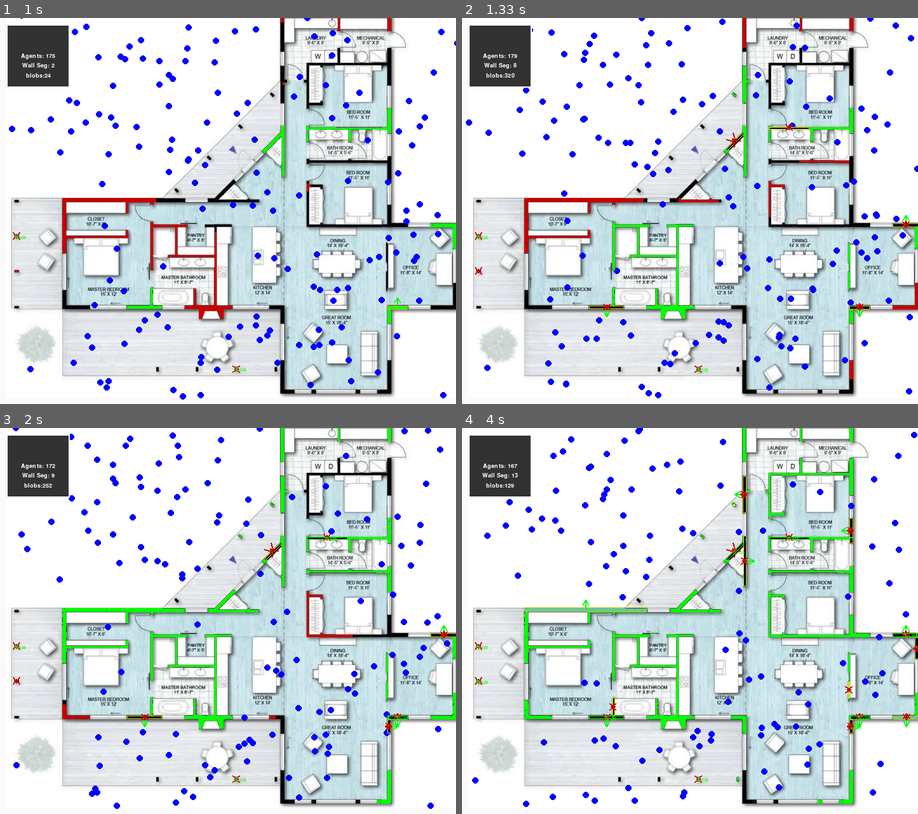
Above: before the commit, frames 1-4 (two rows, left to right).
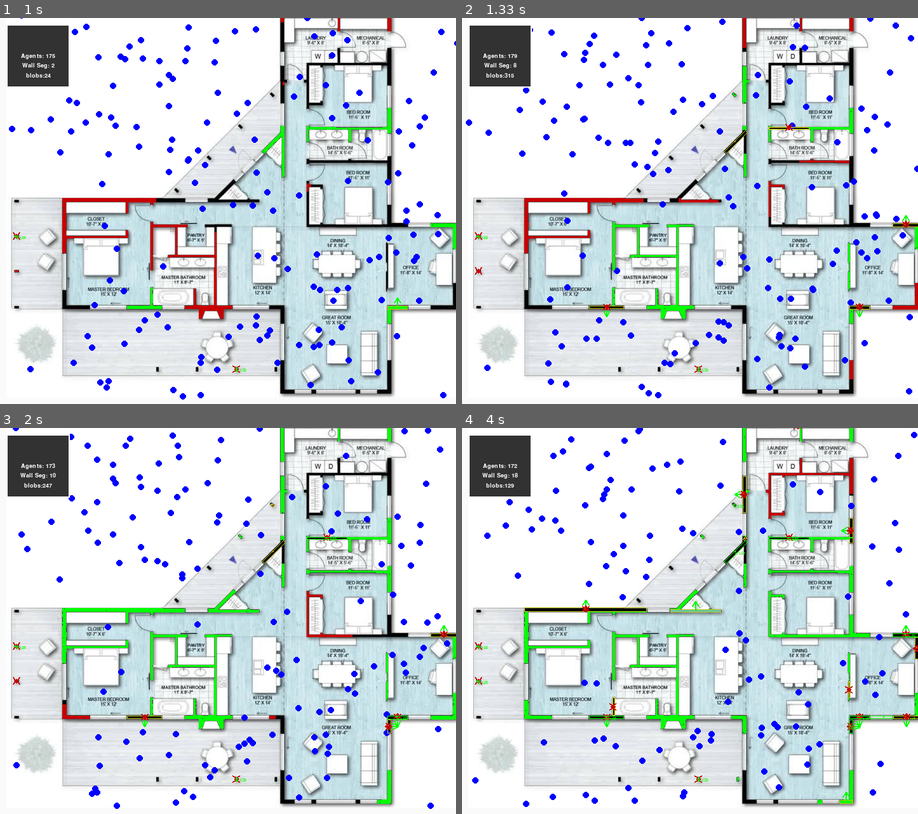
Above: after the commit, the same moments.

Repository: b62303411/house_gen
Game: pygame game, started from main_sim.py
The game is run twice, just before and just after one commit, with the same random seed, the same clock (stepped at 60 frames per second) and the same inputs.
Inputs:
- Up to frame 1 (1 s): hold Right 0.33-0.8 s; hold Up from 0.83 s (still down)
- Up to frame 2 (1.33 s): release Up at 1.3 s
- Up to frame 3 (2 s): hold Right 1.33-1.8 s; hold Left from 1.83 s (still down)
- Up to frame 4 (4 s): release Left at 2.37 s; hold Down 2.4-2.7 s; hold Left 2.73-3.13 s; hold Up 3.17-3.53 s; hold Right from 3.57 s (still down)

Frame 1 is identical in both runs. In frame 2, 0.1% of the frame differs, in the area x 10-63%, y 14-36%; in frame 3, 0.2%; in frame 4, 0.9%, in the area x 10-100%, y 0-98%.

Commit message:
something is broken and i dont know what

Diff:
--- a/floor_plan_reader/agents/mushroom_agent.py
+++ b/floor_plan_reader/agents/mushroom_agent.py
@@ -207,7 +207,7 @@
 
     def crawl(self, points):
         steps = 0
-        opening_lenght = 0
+        opening_length = 0
         measuring_opening = False
 
         for p in points:
@@ -215,7 +215,7 @@
             y = p[1]
             steps = steps + 1
             if measuring_opening:
-                if opening_lenght > 100:
+                if opening_length > 100:
                     return
                 if self.world.is_food(x, y):
                     if self.world.is_occupied(x, y):
@@ -227,15 +227,16 @@
                     else:
                         self.create_blob(x, y)
                 else:
-                    opening_lenght = opening_lenght + 1
+                    opening_length = opening_length + 1
 
             else:
-                if self.world.is_food(x, y):
+
+                if self.world.is_food(x, y) and not self.is_occupied_by_other_mush(x,y):
                     self.outward_points.add(p)
-                    if (steps <= 1):
+                    if steps <= 1:
                         normal = self.collision_box.get_normal()
-                        dir = self.get_direction()
-                        directions = [normal, dir]
+                        direction = self.get_direction()
+                        directions = [normal, direction]
                         self.scan_for_walls(x, y, directions)
                         # print("hum")
                 else:
@@ -267,11 +268,11 @@
         else:
             # elect a wall
             winner = None
-            max_lenght = -1
+            max_length = -1
             for w in walls:
-                max_lenght = max(w.get_score(), max_lenght)
+                max_length = max(w.get_score(), max_length)
             for w in walls:
-                if w.get_score() == max_lenght:
+                if w.get_score() == max_length:
                     winner = w
                     break
             for w in walls:
@@ -433,8 +434,8 @@
     def stem_growth_phase(self):
         """Grow a stem along the longest axis."""
         x, y = self.get_center()
-
-        for i in range(self.stem_length + 1):
+        stem_length = self.collision_box.length
+        for i in range(stem_length + 1):
             sx = int(x + self.get_direction()[0] * i)
             sy = int(y + self.get_direction()[1] * i)
             if self.world.is_food(sx, sy) and not self.world.is_occupied(sx, sy):
@@ -556,6 +557,8 @@
 
     def ray_trace_from_center(self, direction=None):
         center_x, center_y = self.get_center()
+        if self.is_occupied_by_other_mush(center_x,center_y):
+            logging.debug("occupied ?!")
         values = self.ray_trace(center_x, center_y, direction)
         return values
 
@@ -697,24 +700,12 @@
         if not self.world.is_blob(x, y):
             self.world.create_blob(x, y)
 
-    def print_box(self):
+    def print_box_from_cell(self):
         bb = BoundingBox.from_cells(self.core_cells)
         x, y = bb.get_center()
         width, height = bb.get_shape()
         self.world.print_snapshot(x, y, width + 4, height + 4, "wall")
         self.record_stack_trace()
-
-    def collidepoint(self, x, y):
-        rect = self.get_world_rect()
-        return rect.is_point_inside(int(x), int(y))
-
-    def get_world_rect(self):
-        return self.collision_box
-
-    def record_stack_trace(self):
-        y = self.collision_box.center_y
-        x = self.collision_box.center_x
-        # self.world.print_snapshot(x, y)
 
     def print_box(self):
         y = self.collision_box.center_y
@@ -723,5 +714,23 @@
         width = self.collision_box.length
         self.world.print_snapshot(x, y, width + 10, height + 10, "debug")
 
+    def collidepoint(self, x, y):
+        rect = self.get_world_rect()
+        return rect.is_point_inside(int(x), int(y))
+
+    def get_world_rect(self):
+        return self.collision_box
+
+    def record_stack_trace(self):
+        y = self.collision_box.center_y
+        x = self.collision_box.center_x
+        # self.world.print_snapshot(x, y)
+
     def create_blob(self, x, y):
         self.world.create_blob(x, y)
+
+    def is_occupied_by_other_mush(self, x, y):
+        if self.world.is_occupied(x,y):
+            return self.world.get_occupied_id(x,y) != self.id
+        else:
+            return False
--- a/floor_plan_reader/math/Constants.py
+++ b/floor_plan_reader/math/Constants.py
@@ -17,3 +17,24 @@
     }
 
     DIRECTIONS_8 = {angle: Vector(v).normalize() for angle, v in raw_directions.items()}
+
+
+    # Reverse mapping: normalized vector (as tuple) -> angle
+    VECTOR_TO_ANGLE = {
+        (round(v.dx(), 6), round(v.dy(), 6)): angle
+        for angle, v in DIRECTIONS_8.items()
+    }
+
+    @staticmethod
+    def get_key(vector):
+        return (round(vector.dx(), 6), round(vector.dy(), 6))
+    @staticmethod
+    def angle_to_vector(angle):
+        """Convert angle (0, 45, ..., 315) to normalized Vector."""
+        return Constants.DIRECTIONS_8[angle]
+
+    @staticmethod
+    def vector_to_angle(vector):
+        """Convert normalized Vector to closest matching angle."""
+        key = Constants.get_key(vector)
+        return Constants.VECTOR_TO_ANGLE.get(key, None)
--- a/floor_plan_reader/math/collision_box.py
+++ b/floor_plan_reader/math/collision_box.py
@@ -52,13 +52,6 @@
             length=self.length,
             rotation=self.rotation
         )
-        # If needed, also copy any other dynamic attributes
-        # For example, default_direction or corners
-        # corners often should reset so new_box can recalc
-        new_box.default_direction = self.default_direction
-        # corners might remain None so it recalculates later,
-        # but if you do want to copy them directly, do so:
-        # new_box.corners = list(self.corners) if self.corners else None
         return new_box
 
     def get_area(self):
@@ -68,7 +61,7 @@
         if self._direction is None:
             angle_deg = round(self.rotation / 45.0) * 45 % 360
             direction = Constants.DIRECTIONS_8.get(angle_deg)
-            self._direction = direction
+            self._direction = direction.normalize()
         return self._direction.copy()
 
     def get_vector(self):
@@ -96,7 +89,7 @@
         minx, miny, maxx, maxy = poly.bounds
         if x < minx or x > maxx or y < miny or y > maxy:
             return False
-        point = Point(x,y)
+        point = Point(x, y)
         poly = self.get_polygon()
         return poly.contains(point)
 
@@ -267,7 +260,6 @@
         return self.calculate_overlap_ratio(other) > 0.1
         # return other.is_point_inside(self.center_x, self.center_y)
 
-
     def get_center_line(cb):
         """
         Returns ((x1, y1), (x2, y2)) for the center line of a CollisionBox
@@ -294,20 +286,21 @@
             points.append((point_x, point_y))
         return points
 
-    def move_forward(self, lenght):
+    def move_forward(self, length):
         dir_ = self.get_direction()
-        dir_.scale(lenght)
+        dir_.scale(length)
         self.move(dir_)
 
-    def move_backward(self, lenght):
+    def move_backward(self, length):
         dir_ = self.get_direction().opposite()
-        dir_.scale(lenght)
+        dir_.scale(length)
         self.move(dir_)
 
     def move(self, dir_):
         c = self.get_center_as_vector()
         new_c = c + dir_
         self.set_position(new_c.dx(), new_c.dy())
+
     @staticmethod
     def create_from_line(line, width):
         x1, y1 = line.coords[0]
@@ -325,7 +318,7 @@
         # Angle in radians and degrees
         angle_rad = math.atan2(dy, dx)
         angle_deg = math.degrees(angle_rad)
-        cb = CollisionBox(cx,cy,width,length,angle_deg)
+        cb = CollisionBox(cx, cy, width, length, angle_deg)
         return cb
 
     def get_normal(self):
@@ -358,9 +351,9 @@
                 points_backward.append((current_x, current_y))
                 current_x -= direction[0]
                 current_y -= direction[1]
-            if len(points_backward) > 0 :
-                self.points_backward=points_backward
-                self.points_forward=points_forward
+            if len(points_backward) > 0:
+                self.points_backward = points_backward
+                self.points_forward = points_forward
             else:
                 pass
 
@@ -580,7 +573,7 @@
         if self.center_line is None:
             (x1, y1), (x2, y2) = self.get_center_line()
             end1 = Point(x1, y1)
-            end2 = Point(x2,y2)
+            end2 = Point(x2, y2)
             self.center_line = LineString([end1, end2])
         return self.center_line
 
--- a/floor_plan_reader/math/vector.py
+++ b/floor_plan_reader/math/vector.py
@@ -39,15 +39,17 @@
         if length == 0:
             return None
 
-        #nx /= length  # Make it unit length
-        #ny /= length
+        # nx /= length  # Make it unit length
+        # ny /= length
         return Vector((-direction[1], direction[0]))
 
     def normalize(self):
         """Normalize the vector to have a length of 1."""
-        if self.length == 0:
-            raise ValueError("Cannot normalize a vector with zero length.")
-        self.direction = (self.direction[0] / self.length, self.direction[1] / self.length)
+        length = math.hypot(self.direction[0], self.direction[1])
+        if length < 1e-8:
+            raise ValueError("Cannot normalize a vector with near-zero length.")
+
+        self.direction = (self.direction[0] / length, self.direction[1] / length)
         self.length = 1
         return self
 
@@ -60,10 +62,11 @@
         """Calculate the dot product with another vector."""
         return self.direction[0] * other.direction[0] + self.direction[1] * other.direction[1]
 
-    def distance(self,other):
+    def distance(self, other):
         dx = self.direction[0] - other.direction[0]
         dy = self.direction[1] - other.direction[1]
-        return math.sqrt(dx**2+dy**2)
+        return math.sqrt(dx ** 2 + dy ** 2)
+
     def angle_between(self, other):
         """Calculate the angle between this vector and another vector in radians."""
         dot_product = self.dot_product(other)
@@ -71,6 +74,7 @@
         if magnitude_product == 0:
             raise ValueError("Cannot calculate angle with a zero-length vector.")
         return math.acos(dot_product / magnitude_product)
+
     @staticmethod
     def project(point, origin, direction):
         """
@@ -82,11 +86,10 @@
         # Dot product with the direction (dx, dy)
         return vx * direction.dx() + vy * direction.dy()
 
-
-
     def opposite(self):
         """Return a new vector in the opposite direction without modifying the original."""
         return Vector((-self.direction[0], -self.direction[1]))
+
     def dx(self):
         return self.direction[0]
 
@@ -124,8 +127,9 @@
 
         # Project onto normal gives perpendicular distance
         return abs(vx * normal.direction[0] + vy * normal.direction[1])
+
     def distance_from_point_on_normal(self, point):
-        point = Vector((point.x,point.y))
+        point = Vector((point.x, point.y))
         """
         Computes the perpendicular distance from a given `point` (Vector)
         to the line passing through `self` in the direction of this vector.
@@ -150,7 +154,6 @@
     def distance_to_line_segment(self, point, segment_start, segment_end):
         pass
 
-
     def __add__(self, other):
         """Add another vector to this vector."""
         return Vector((self.direction[0] + other.direction[0], self.direction[1] + other.direction[1]))
--- a/floor_plan_reader/scan_result.py
+++ b/floor_plan_reader/scan_result.py
@@ -1,5 +1,6 @@
 from sortedcontainers import SortedList
 
+from floor_plan_reader.math.Constants import Constants
 from floor_plan_reader.math.vector import Vector
 
 
@@ -12,15 +13,18 @@
         self.center = None
 
     def add_sonde(self, direction, sonde):
-        self.sonde_dic[direction] = sonde
-        self.sonde_dic[direction.opposite()] = sonde
+        angle = Constants.vector_to_angle(direction)
+        angle_o = Constants.vector_to_angle(direction.opposite())
+        self.sonde_dic[angle] = sonde
+        self.sonde_dic[angle_o] = sonde
         self.sondes.add(sonde)
 
     def get_longest(self):
         return self.sondes[-1]
 
-    def get_from_dir(self, dir):
-        return self.sonde_dic.get(dir)
+    def get_from_dir(self, dir_vector):
+        angle = Constants.vector_to_angle(dir_vector)
+        return self.sonde_dic.get(angle)
 
     def to_global(self, u, v, origin, d_dir, n_dir):
         return (
@@ -37,6 +41,8 @@
         self.width_sonde = width_sonde
 
         d_data = self.stem_sonde.data
+        if self.width_sonde is None:
+            return
         n_data = self.width_sonde.data
         d_direction = self.stem_sonde.direction
         n_direction = self.width_sonde.direction
--- a/floor_plan_reader/tests/collision_box_test.py
+++ b/floor_plan_reader/tests/collision_box_test.py
@@ -92,15 +92,15 @@
         self.assertAlmostEqual(cb.center_y, -3)
 
     def test_move_diagonal_forward(self):
-        cb = CollisionBox(center_x=1, center_y=1, width=2, length=4, rotation=45)
-        cb.move_forward(math.sqrt(2))
-        self.assertAlmostEqual(cb.center_x, 2)
-        self.assertAlmostEqual(cb.center_y, 2)
+        cb = CollisionBox(center_x=0, center_y=0, width=2, length=4, rotation=45)
+        cb.move_forward(2)
+        self.assertAlmostEqual(cb.center_x, math.sqrt(2))
+        self.assertAlmostEqual(cb.center_y, math.sqrt(2))
 
     def test_move_diagonal_backward(self):
-        cb = CollisionBox(center_x=1, center_y=1, width=2, length=4, rotation=225)
-        cb.move_backward(math.sqrt(2))
-        self.assertAlmostEqual(cb.center_x, 2)
-        self.assertAlmostEqual(cb.center_y, 2)
+        cb = CollisionBox(center_x=0, center_y=0, width=2, length=4, rotation=225)
+        cb.move_backward(2)
+        self.assertAlmostEqual(cb.center_x, math.sqrt(2))
+        self.assertAlmostEqual(cb.center_y, math.sqrt(2))
 if __name__ == "__main__":
     unittest.main()
--- a/floor_plan_reader/tests/mushroom_tests.py
+++ b/floor_plan_reader/tests/mushroom_tests.py
@@ -1,4 +1,5 @@
 import json
+import math
 import unittest
 from decimal import Decimal
 
@@ -7,12 +8,10 @@
 from floor_plan_reader.agents.mushroom_agent import Mushroom
 from floor_plan_reader.agents.wall_segment import WallSegment
 from floor_plan_reader.cell import Cell
+from floor_plan_reader.id_util import IdUtil
 from floor_plan_reader.math.collision_box import CollisionBox
-from floor_plan_reader.id_util import Id_Util
+
 from floor_plan_reader.world_factory import WorldFactory
-
-
-
 
 
 class TestMushroomGrowth(unittest.TestCase):
@@ -24,10 +23,13 @@
         wf.set_grid(grid)
         self.world = wf.create_World()  # Mock world
         self.blob = None
-        self.mushroom = Mushroom( self.world,self.blob ,5, 5, 1)
-
-    def create_wall(self,x,y):
-        self.mushroom = Mushroom(self.world, self.blob , x, y, 1)
+        self.mushroom = Mushroom(self.world, self.blob, 5, 5, 1)
+
+        self.ws = WallSegment(IdUtil.get_id(), self.world)
+
+    def create_wall(self, x, y):
+        self.mushroom = Mushroom(self.world, self.blob, x, y, 1)
+
     def test_test(self):
         self.mushroom.run()
 
@@ -84,7 +86,7 @@
         self.assertEqual(y, 5)
 
     def test_wall_detection_vertical_wall(self):
-        self.create_wall(4,2)
+        self.create_wall(4, 2)
 
         self.world.grid[2:12, 4:7] = 1  # Horizontal wall (3 pixels thick, 4 pixels long)
         self.assertFalse(self.world.is_food(int(2), int(4)))
@@ -126,19 +128,31 @@
 
     def test_collisions(self):
         c = CollisionBox(10, 10, 4, 25, 45)
-        c.length = 25
-        c.width = 30
-        c.center_y = 453.5
-        c.center_x = 109.5
+        c.length = 100
+        c.width = 4
+        c.center_y = 0
+        c.center_x = 0
         c.rotation = 45
         corners = c.calculate_corners()
-        self.assertEqual(1, corners[0][1])
+        d = 50 / math.sqrt(2)
+        di = int(d)
+        for c in corners:
+            self.assertAlmostEqual(di, abs(c[0]), delta=1)
 
     def test_merge_horizontal_aligned(self):
         # Two boxes, same y, horizontal orientation
         boxA = CollisionBox(center_x=10, center_y=10, width=4, length=6, rotation=0)
         boxB = CollisionBox(center_x=20, center_y=10, width=4, length=6, rotation=0)
-
+        # box a is supposed to be  from 7  to 13
+        lineA = boxA.get_center_line()
+        lineAString = boxA.get_center_line_string()
+        self.assertAlmostEqual(7, lineA[0][0])
+        self.assertAlmostEqual(13, lineA[1][0])
+        lineB = boxB.get_center_line()
+        self.assertAlmostEqual(17, lineB[0][0])
+        self.assertAlmostEqual(23, lineB[1][0])
+
+        # box b is supposed to be from 18  to 23
         merged = boxA.merge_aligned(boxB)
 
         # Both boxes have the same orientation and the same width => merged should have the same width
@@ -171,24 +185,30 @@
         self.assertAlmostEqual(merged.center_x, 10)
         self.assertAlmostEqual(merged.center_y, 15)
 
+    def create_mush(self,cb):
+        m = Mushroom(self.world, self.blob, cb.center_x, cb.center_y, IdUtil.get_id())
+        m.collision_box = cb.copy()
+        return m
+
     def test_merge_vertical_aligned_json(self):
-        filename = "/resources/test.json"
+        filename = "resources/test.json"
         world = self.world
+        ws = self.ws
+
         with open(filename, "r") as f:
             data = json.load(f)  # This will be a list of dicts
 
             # Re-create each CollisionBox
         boxes = [CollisionBox.from_dict(item) for item in data]
         mushrooms = []
-        ws = WallSegment(Id_Util.get_id())
+
         for b in boxes:
             self.assertTrue(b.is_on_same_axis_as(boxes[0]))
-            m = Mushroom(b.center_x, b.center_y, world, Id_Util.get_id())
-            m.collision_box = b.copy()
+            m = self.create_mush(b)
             mushrooms.append(m)
 
         for m in mushrooms:
-            ws.add_part(m)
+            self.ws.add_part(m)
 
         ws.process_state()
         x, y = ws.get_center()
@@ -199,16 +219,11 @@
         e = Decimal(603.0)
         value = (a + b + c + d + e) / 5
         self.assertAlmostEqual(Decimal(602.65), value)
-        half = Decimal(2)
-        max_y = Decimal(Decimal(322.0) + Decimal(35 / half))
-        min_y = Decimal(Decimal(17.0) - Decimal(27 / half))
-        l_y = max_y - min_y
-        c_y = min_y + l_y / 2
+
         l = Decimal(ws.collision_box.length + 2)
-        self.assertAlmostEqual(l_y, l, delta=2)
-        self.assertAlmostEqual(602.65, x, delta=2)
-        self.assertAlmostEqual(171.5, c_y, delta=1)
-        self.assertAlmostEqual(170, y, delta=2)
+        self.assertAlmostEqual(57, l, delta=2)
+        self.assertAlmostEqual(696.25, x, delta=2)
+        self.assertAlmostEqual(466.25, y, delta=2)
 
     def test_corners(self):
         cb = CollisionBox(17, 354, 7, 7, 315)
@@ -218,7 +233,7 @@
         self.assertNotAlmostEquals(corners[1][0], corners[3][0])
 
     def test_merge_vertical_aligned_json2(self):
-        filename = "/resources/test.json"
+        filename = "resources/test.json"
         world = self.world
         with open(filename, "r") as f:
             data = json.load(f)  # This will be a list of dicts
@@ -226,10 +241,10 @@
             # Re-create each CollisionBox
         boxes = [CollisionBox.from_dict(item) for item in data]
         mushrooms = []
-        ws = WallSegment(Id_Util.get_id())
+        ws = WallSegment(IdUtil.get_id(), world)
         for b in boxes:
             self.assertTrue(b.is_on_same_axis_as(boxes[0]))
-            m = Mushroom(b.center_x, b.center_y, world, Id_Util.get_id())
+            m = Mushroom(b.center_x, b.center_y, world, IdUtil.get_id())
             m.collision_box = b.copy()
             mushrooms.append(m)
             self.world.agents.append(m)
--- a/floor_plan_reader/wall_scanner.py
+++ b/floor_plan_reader/wall_scanner.py
@@ -51,9 +51,21 @@
         food = self.is_food(x, y)
         value = self.world.get_occupied_id(x, y)
         has_wall = self.world.is_wall_occupied(x, y)
-        free = value == 0 or value == mush.id
+
+        wall_free = True
+        if mush is not None:
+            if has_wall:
+                wall_id = self.world.get_occupied_wall_id(x, y)
+                if mush.wall_segment is not None:
+                    wall_free = mush.wall_segment.id == wall_id
+                    if not wall_free:
+                        logging.debug("other wall ?")
+        elif has_wall:
+            wall_free = False
+
+        free = (value == 0 or value == mush.id) and wall_free
         occupied = not free
-        value = food and not occupied and not has_wall
+        value = food and not occupied
         return value
 
         # 2) Walk backward to find the first boundary
--- a/floor_plan_reader/world.py
+++ b/floor_plan_reader/world.py
@@ -93,7 +93,7 @@
     def get_edges(self):
         return self.model.get_edges()
 
-    def get_snapshot(self, x, y, width, height, grid, encode):
+    def get_clampt_region(self, x, y, width, height, grid):
         color_coded = None
         x = int(x)
         y = int(y)
@@ -116,6 +116,11 @@
 
         # Extract the clamped region
         region = grid[h1:h2, w1:w2]
+        return region
+
+    def get_snapshot(self, x, y, width, height, grid, encode):
+        color_coded = None
+        region = self.get_clampt_region(x, y, width, height, grid)
 
         # Get the shape of the region
         shape = region.shape
@@ -127,6 +132,29 @@
         # Ensure the region is within the image boundaries
 
         return color_coded
+
+    def print_occupancy_status(self, x, y, width, height, name_prefix="occupancy"):
+        wall_grid = self.get_clampt_region(x, y, width, height, self.grid)
+        occ = self.get_clampt_region(x, y, width, height, self.occupied)
+        occ_binary = (occ > 0).astype(np.uint8)
+        h, l = occ.shape
+        out = np.zeros((h, l, 3), dtype=np.uint8)
+        for i in range(h):
+            for j in range(l):
+                wall = wall_grid[i, j]
+                occ = occ_binary[i, j]
+                if wall == 0:
+                    out[i, j] = [0, 0, 0]  # black
+                elif wall == 1 and occ == 0:
+                    out[i, j] = [255, 0, 0]  # red
+                elif wall == 1 and occ == 1:
+                    out[i, j] = [0, 255, 0]  # green
+
+        region_image = Image.fromarray(out)
+        if region_image is not None:
+            name = f"debug_output\\occupancy_{name_prefix}_{width}x{height}_{x}_{y}.png"
+            region_image.save(name)
+            logging.info(f"{width}x{height} region saved as '{name}'")
 
     def print_snapshot(self, x, y, width=20, height=20, name_prefix="region"):
         x = int(x)
